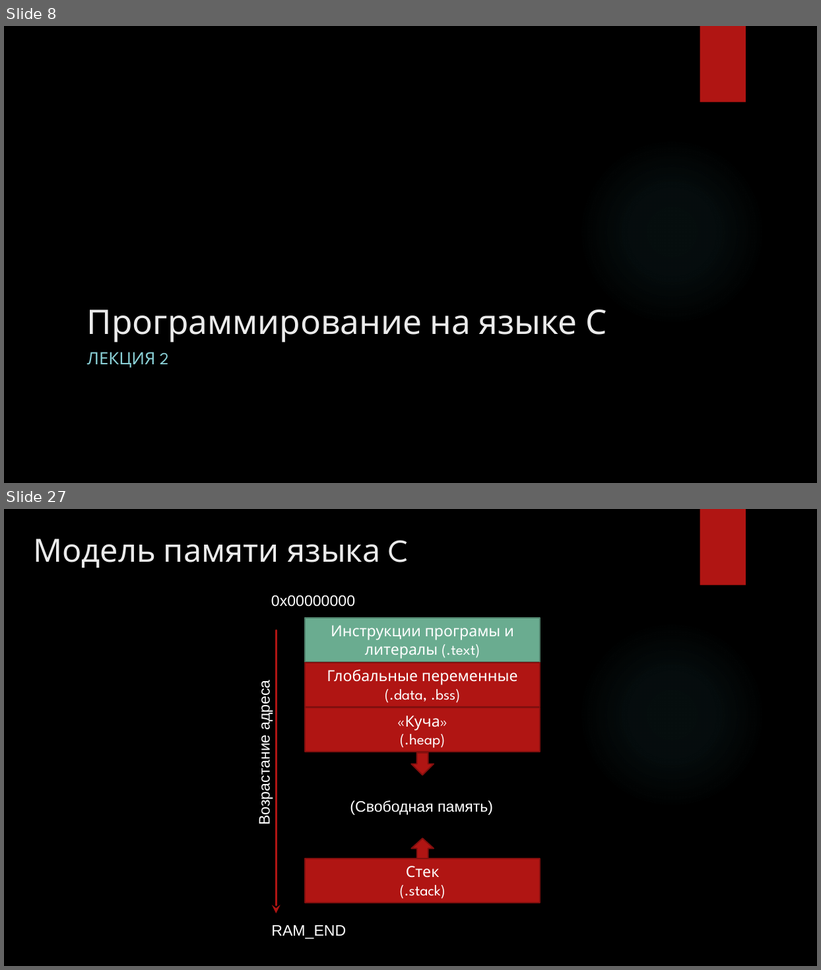
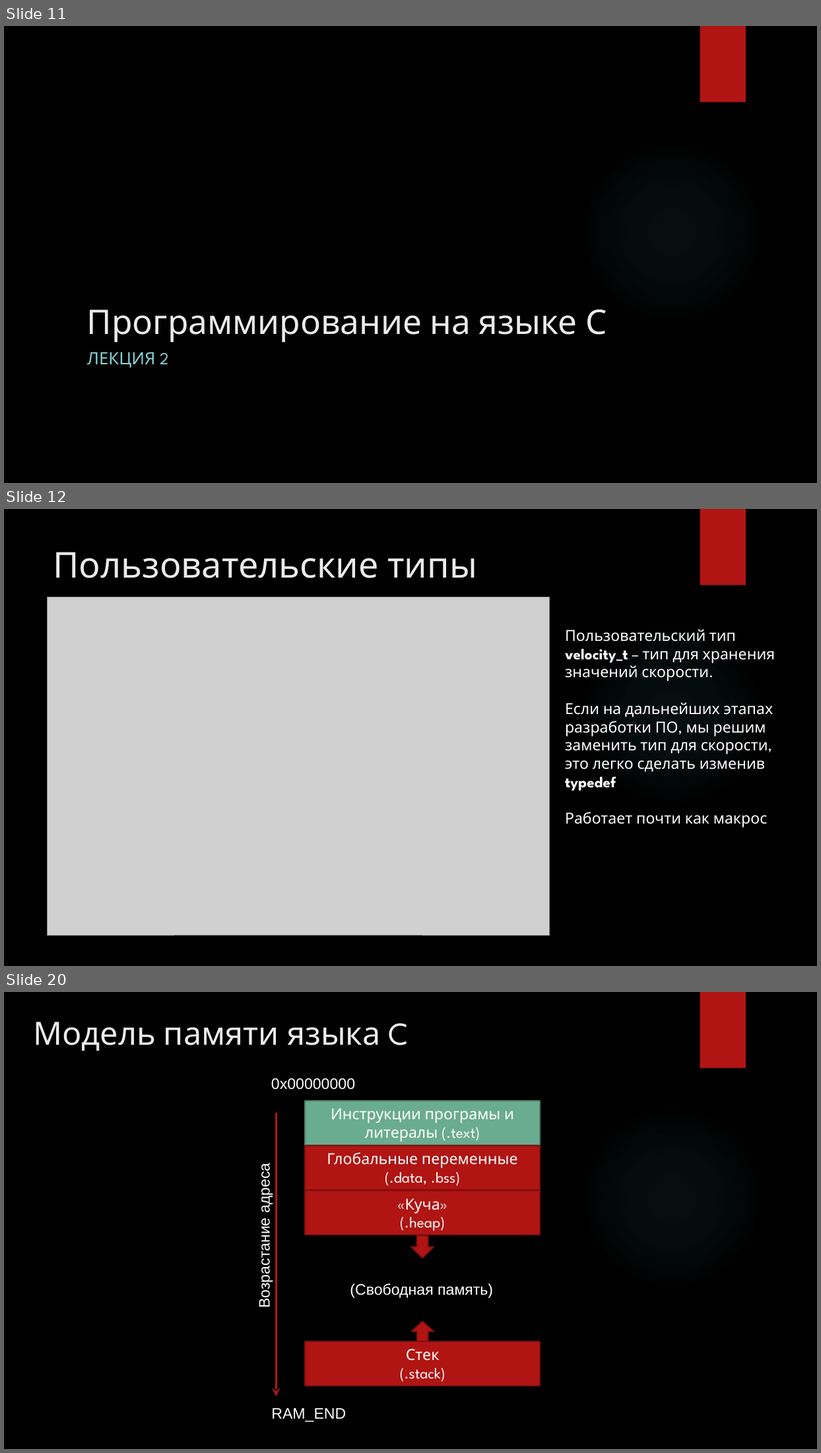
Before and after one commit to cansat-rsce/Organisation, a slide deck: лекции/Лекция2. Программирование на языке С (продолжение).pptx. Shown one above the other, each under a label of ours: slides 8 and 27 before the commit, slides 11, 12 and 20 after it; the slides between them are not shown. The pictures are 821x970 and 821x1453 pixels, drawn with LibreOffice and Linux fonts; fonts in the diff are those of the drawing; grey boxes stand for pictures; background and template pictures are left out. Boxes give left, top, right and bottom in pixels: in the first picture for what was removed or moved away, otherwise in the second. Text is boxed around its words. In the diff, an @@ line names an element or a change of style, - is before the commit and + after.

```diff
--- a/лекции/Лекция2. Программирование на языке С (продолжение).pptx
+++ b/лекции/Лекция2. Программирование на языке С (продолжение).pptx
@@ slide 12 added at [4, 509, 817, 966], background picture (left out); not listed: 2 template elements that a slide beside it also shows @@
@@ title added at [54, 552, 477, 578], 42 pt, text #EBEBEB @@
+Пользовательские типы
@@ picture added at [48, 597, 549, 936] @@
@@ text added at [565, 629, 776, 828], 18 pt, text #FFFFFF @@
+Пользовательский тип velocity_t – тип для хранения значений скорости.
+Если на дальнейших этапах разработки ПО, мы решим заменить тип для скорости, это легко сделать изменив typedef
+Работает почти как макрос
@@ what was slide 8 is now slide 11 @@
@@ what was slide 27 is now slide 20 @@
```
Also in this commit, not shown: 7 slides changed, 12 other slides added, 20 slides removed, 2 other files.
